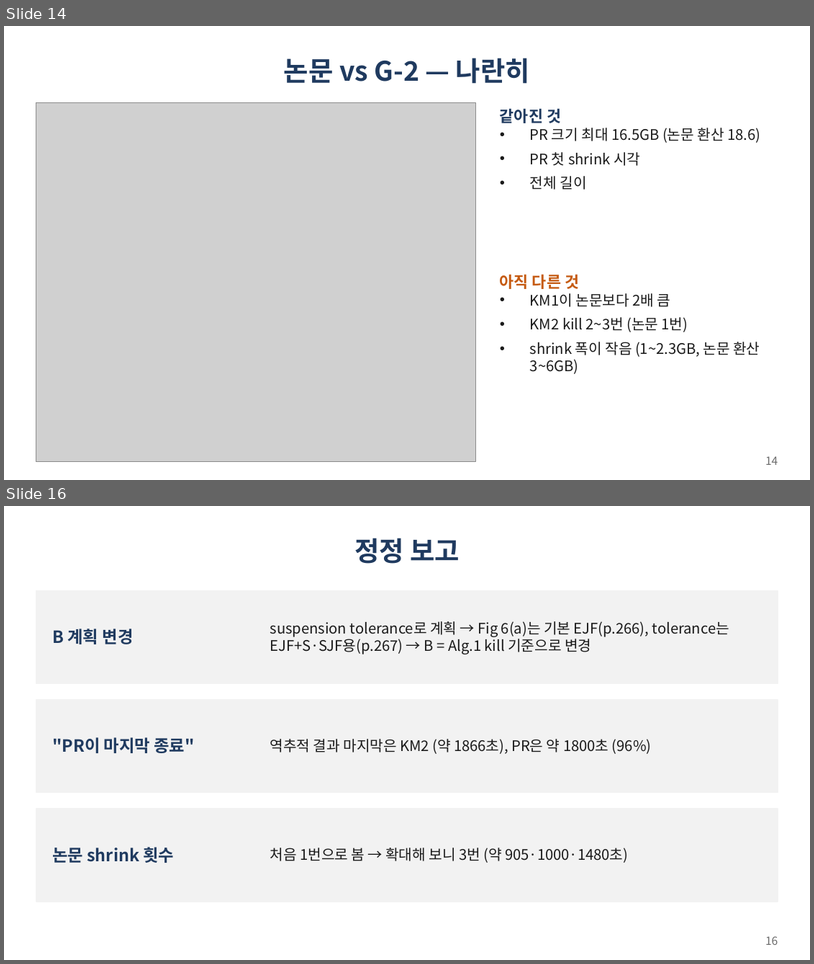
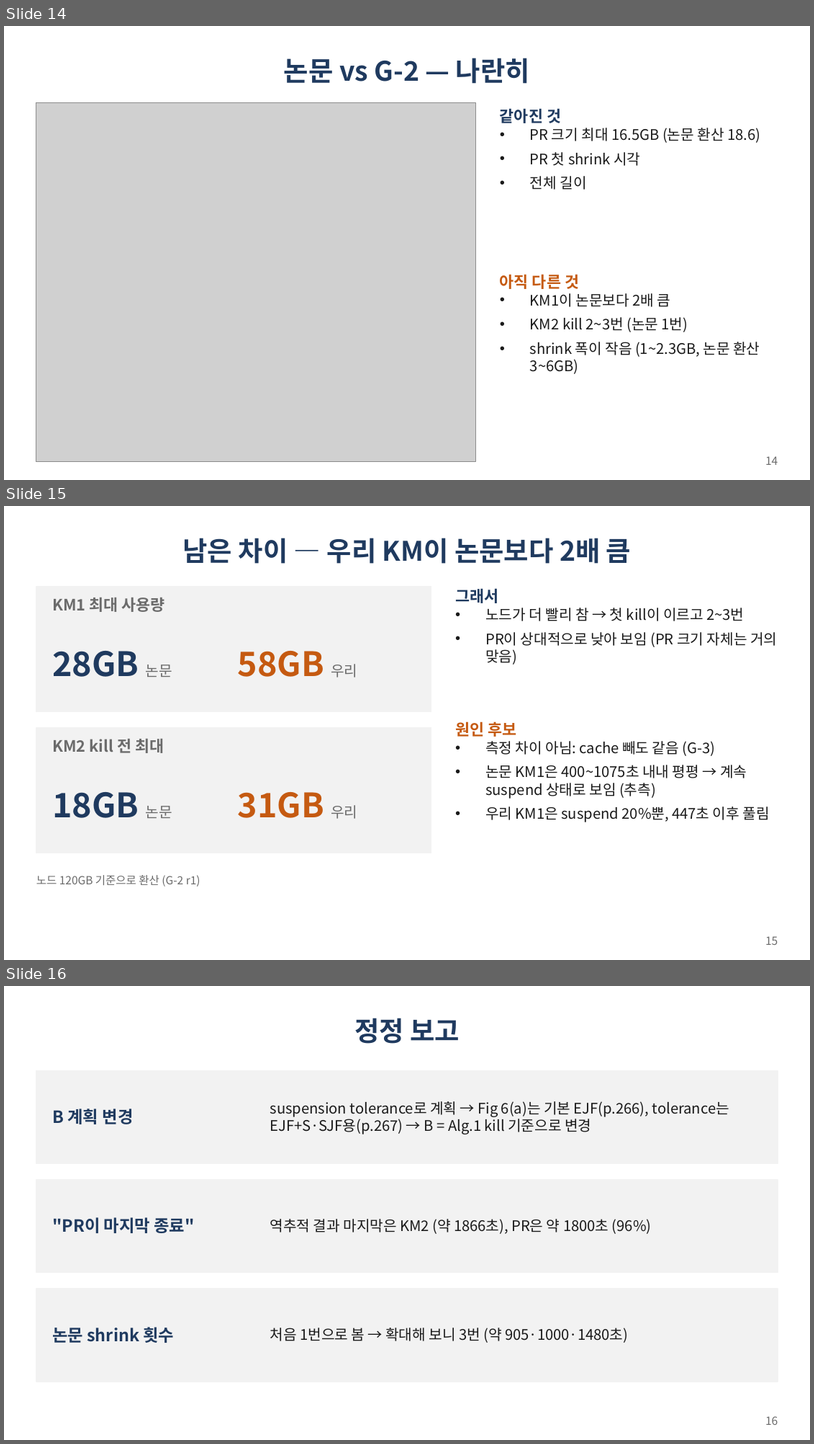
Before and after one commit to gihyeon23/pufferfish-memory-lab, a slide deck: common/lab-meetings/2026-11-20/fig6a-paper-aligned.pptx. Shown one above the other, each under a label of ours: slides 14 and 16 before the commit, slides 14, 15 and 16 after it; the slides between them are not shown. The pictures are 814x964 and 814x1444 pixels, drawn with LibreOffice and Linux fonts; fonts in the diff are those of the drawing; grey boxes stand for pictures. Boxes give left, top, right and bottom in pixels: in the first picture for what was removed or moved away, otherwise in the second. Text is boxed around its words. In the diff, an @@ line names an element or a change of style, - is before the commit and + after.

```diff
--- a/common/lab-meetings/2026-11-20/fig6a-paper-aligned.pptx
+++ b/common/lab-meetings/2026-11-20/fig6a-paper-aligned.pptx
@@ slide 15 added at <box>4,506,810,960</box>, background #FFFFFF @@
@@ title added at <box>183,538,631,564</box>, 24 pt, text #1F3A5F, bold @@
+남은 차이 — 우리 KM이 논문보다 2배 큼
@@ rectangle added at <box>36,587,432,712</box>, fill #F2F2F2, outline #F2F2F2 1 pt @@
@@ text added at <box>455,588,777,664</box>, 13 pt, text #1A1A1A @@
+그래서
+• 노드가 더 빨리 참 → 첫 kill이 이르고 2~3번
+• PR이 상대적으로 낮아 보임 (PR 크기 자체는 거의 맞음)
@@ text added at <box>52,597,165,612</box>, 14 pt, text #6B6B6B, bold @@
+KM1 최대 사용량
@@ text added at <box>52,651,172,677</box>, 30 pt, text #1F3A5F, bold @@
+28GB 논문
@@ text added at <box>238,651,358,677</box>, 30 pt, text #C55A11, bold @@
+58GB 우리
@@ text added at <box>455,721,770,822</box>, 13 pt, text #1A1A1A @@
+원인 후보
+• 측정 차이 아님: cache 빼도 같음 (G-3)
+• 논문 KM1은 400~1075초 내내 평평 → 계속 suspend 상태로 보임 (추측)
+• 우리 KM1은 suspend 20%뿐, 447초 이후 풀림
@@ rectangle added at <box>36,728,432,853</box>, fill #F2F2F2, outline #F2F2F2 1 pt @@
@@ text added at <box>52,739,164,753</box>, 14 pt, text #6B6B6B, bold @@
+KM2 kill 전 최대
@@ text added at <box>52,792,172,818</box>, 30 pt, text #1F3A5F, bold @@
+18GB 논문
@@ text added at <box>238,792,358,818</box>, 30 pt, text #C55A11, bold @@
+31GB 우리
@@ text added at <box>36,875,201,886</box>, 10 pt, text #6B6B6B @@
+노드 120GB 기준으로 환산 (G-2 r1)
@@ page number added at <box>766,936,778,944</box>, 10 pt, text #6B6B6B @@
+15
```
Also in this commit, not shown: 1 slide removed, 1 other file.
